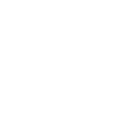
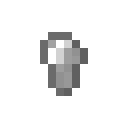
Before/after of a 128x128 layered artwork. What changed in the layer stack:
showed "Iron Nugget", painted on it over [40, 32, 88, 96]
